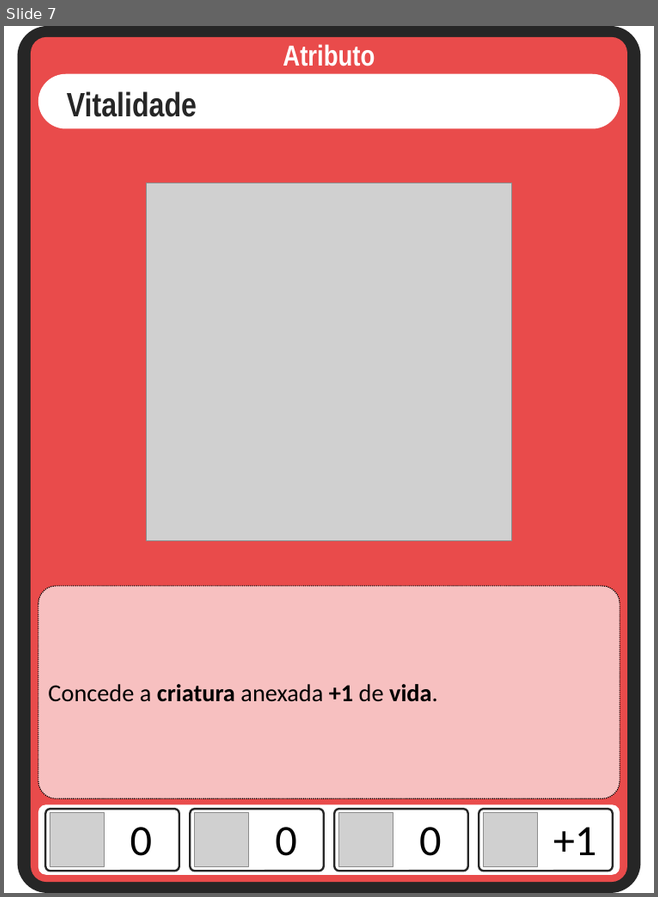
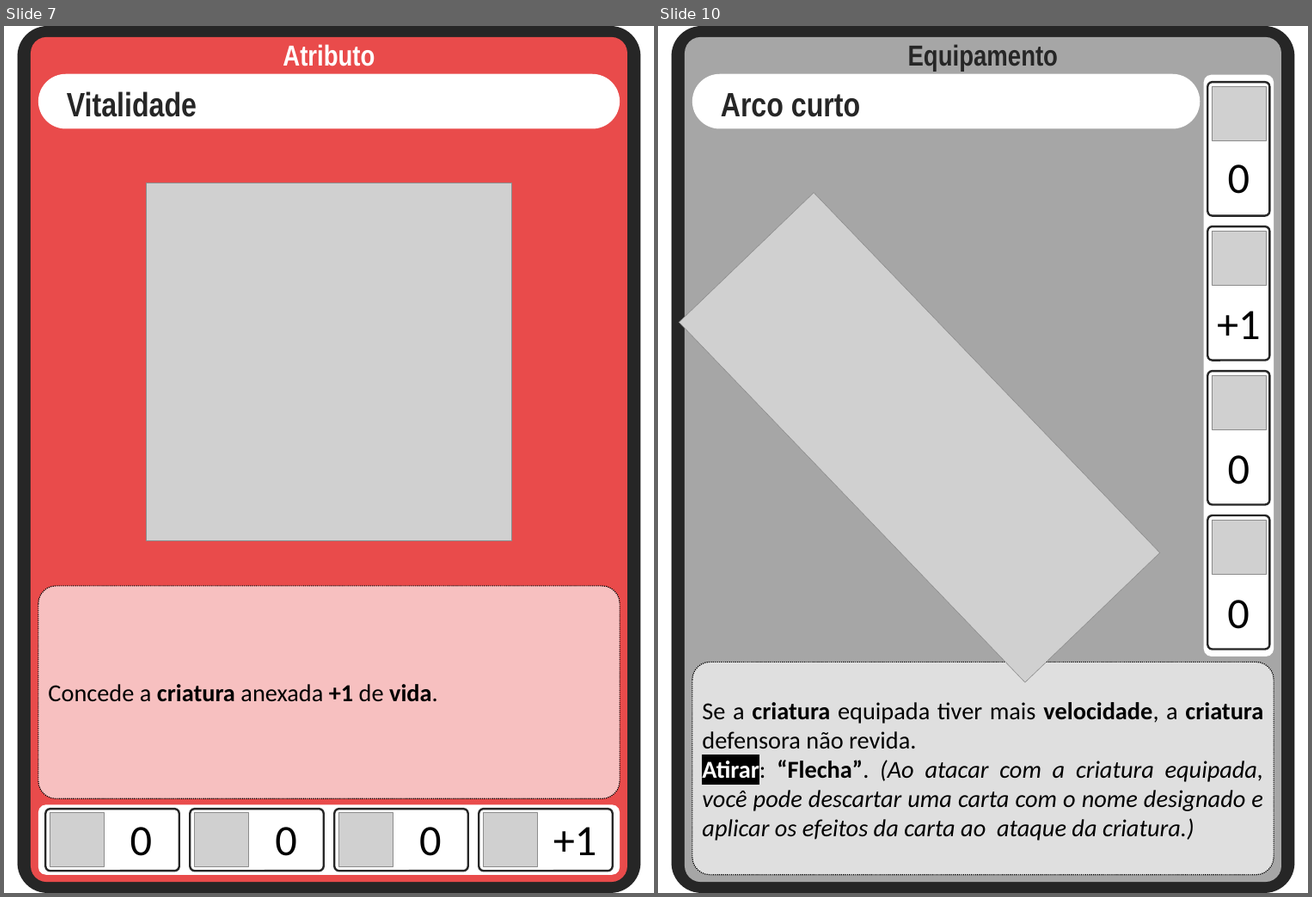
Before and after one commit to Aleyxom/Minimalist-Card-Game, a slide deck: slides tipos cartas/criaturas.pptx. Shown side by side, each under a label of ours: slide 7 before the commit, slides 7 and 10 after it; the slides between them are not shown. The pictures are 658x897 and 1312x897 pixels, drawn with LibreOffice and Linux fonts; fonts in the diff are those of the drawing; grey boxes stand for pictures. Boxes give left, top, right and bottom in pixels: in the first picture for what was removed or moved away, otherwise in the second. Text is boxed around its words. In the diff, an @@ line names an element or a change of style, - is before the commit and + after.

Commit message:
criando algumas cartas de equipamento

```diff
--- a/slides tipos cartas/criaturas.pptx
+++ b/slides tipos cartas/criaturas.pptx
@@ slide 10 added at (658,26,1308,893), background #FFFFFF @@
@@ group added at (671,26,1294,893): 9 rounded rectangles, 6 texts, 5 pictures @@
+Arco curto
+Equipamento
+Se a criatura equipada tiver mais velocidade, a criatura defensora não revida.
+Atirar: “Flecha”. (Ao atacar com a criatura equipada, você pode descartar uma carta com o nome designado e aplicar os efeitos da carta ao ataque da criatura.)
+0
+0
+0
++1
```
Also in this commit, not shown: 4 slides changed, 1 other slide added, 4 other files.
